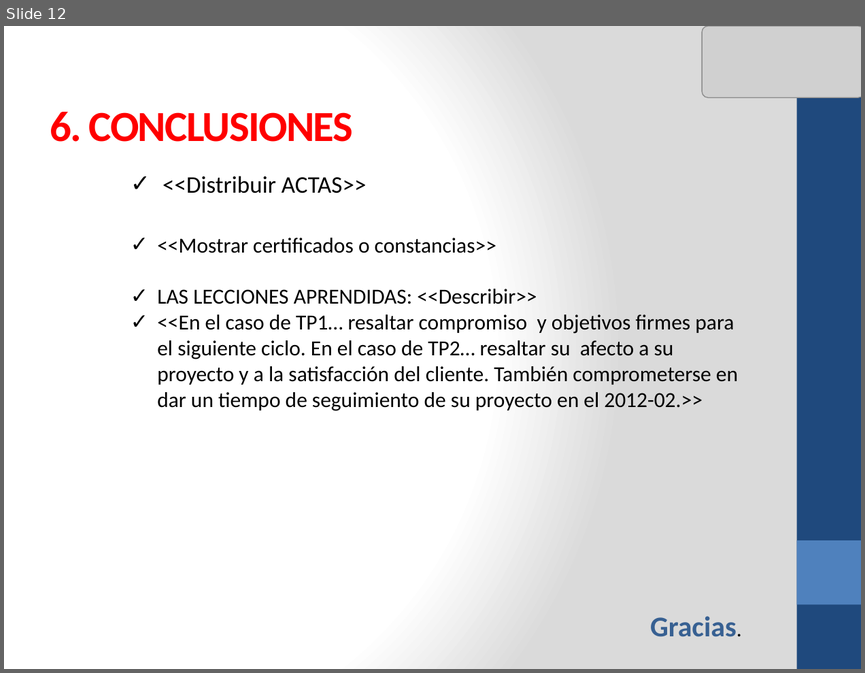
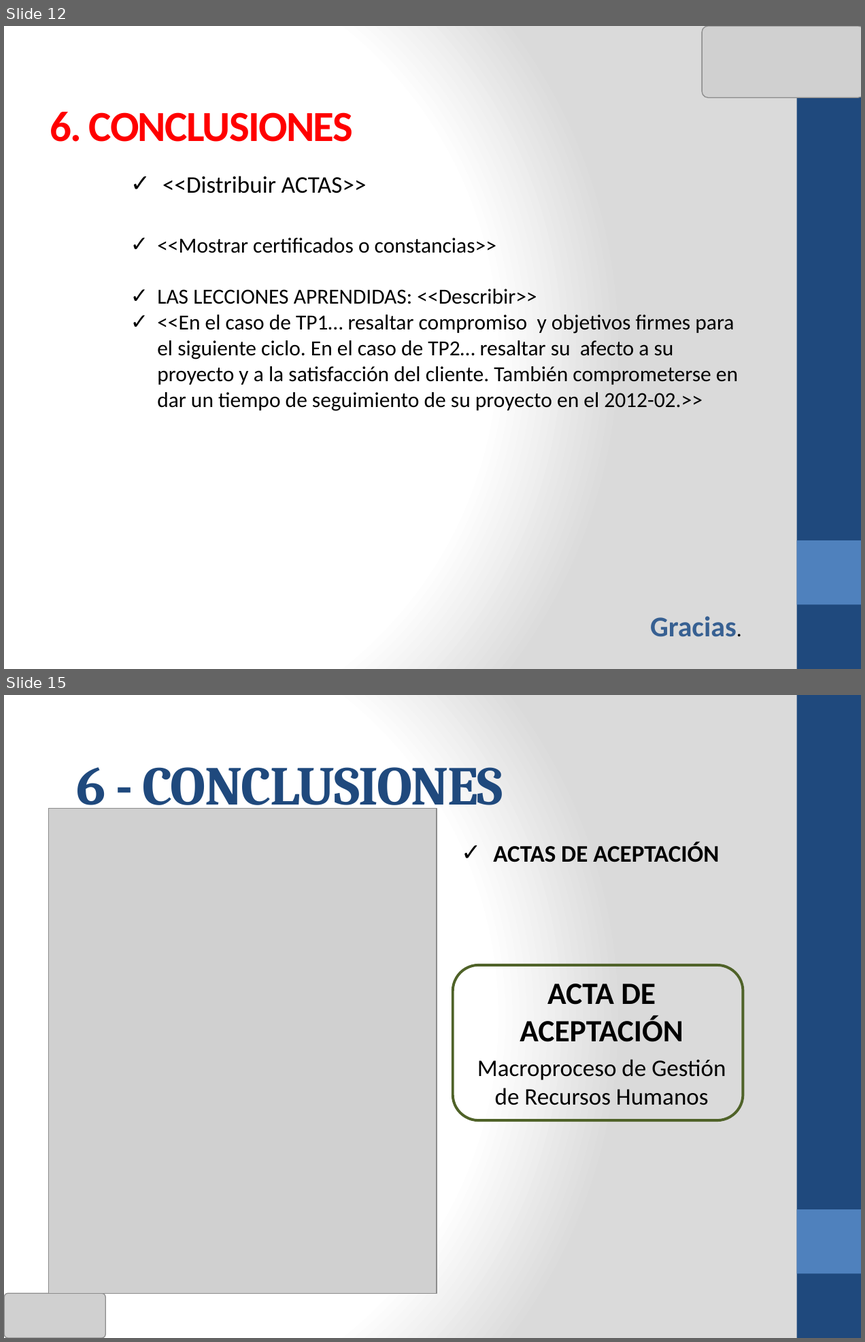
Before and after one commit to cms/proyecto-fya, a slide deck: Presentacion Final Ciclo 2011-02/ANOCFAP-[Presentación Final v1.0].pptx. Shown one above the other, each under a label of ours: slide 12 before the commit, slides 12 and 15 after it; the slides between them are not shown. The pictures are 865x673 and 865x1342 pixels, drawn with LibreOffice and Linux fonts; fonts in the diff are those of the drawing; grey boxes stand for pictures. Boxes give left, top, right and bottom in pixels: in the first picture for what was removed or moved away, otherwise in the second. Text is boxed around its words. In the diff, an @@ line names an element or a change of style, - is before the commit and + after.

```diff
--- a/Presentacion Final Ciclo 2011-02/ANOCFAP-[Presentación Final v1.0].pptx
+++ b/Presentacion Final Ciclo 2011-02/ANOCFAP-[Presentación Final v1.0].pptx
@@ slide 15 added at bbox=[4, 695, 861, 1338], background gradient #FFFFFF to #DADADA; not listed: 2 template elements that a slide beside it also shows @@
@@ title added at bbox=[77, 767, 503, 817], 46 pt, text #1F497D, bold @@
+6 - CONCLUSIONES
@@ picture added at bbox=[49, 808, 436, 1293] @@
@@ text added at bbox=[493, 842, 719, 862], 20 pt, text #000000, bold @@
+✓ ACTAS DE ACEPTACIÓN
@@ rounded rectangle added at bbox=[453, 965, 743, 1120], outline #4F6228 2.25 pt @@
@@ text added at bbox=[477, 983, 725, 1105], 20 pt, text #000000 @@
+ACTA DE ACEPTACIÓN
+Macroproceso de Gestión de Recursos Humanos
@@ picture added at bbox=[4, 1293, 105, 1338] @@
```
Also in this commit, not shown: 2 slides changed, 7 other slides added.
